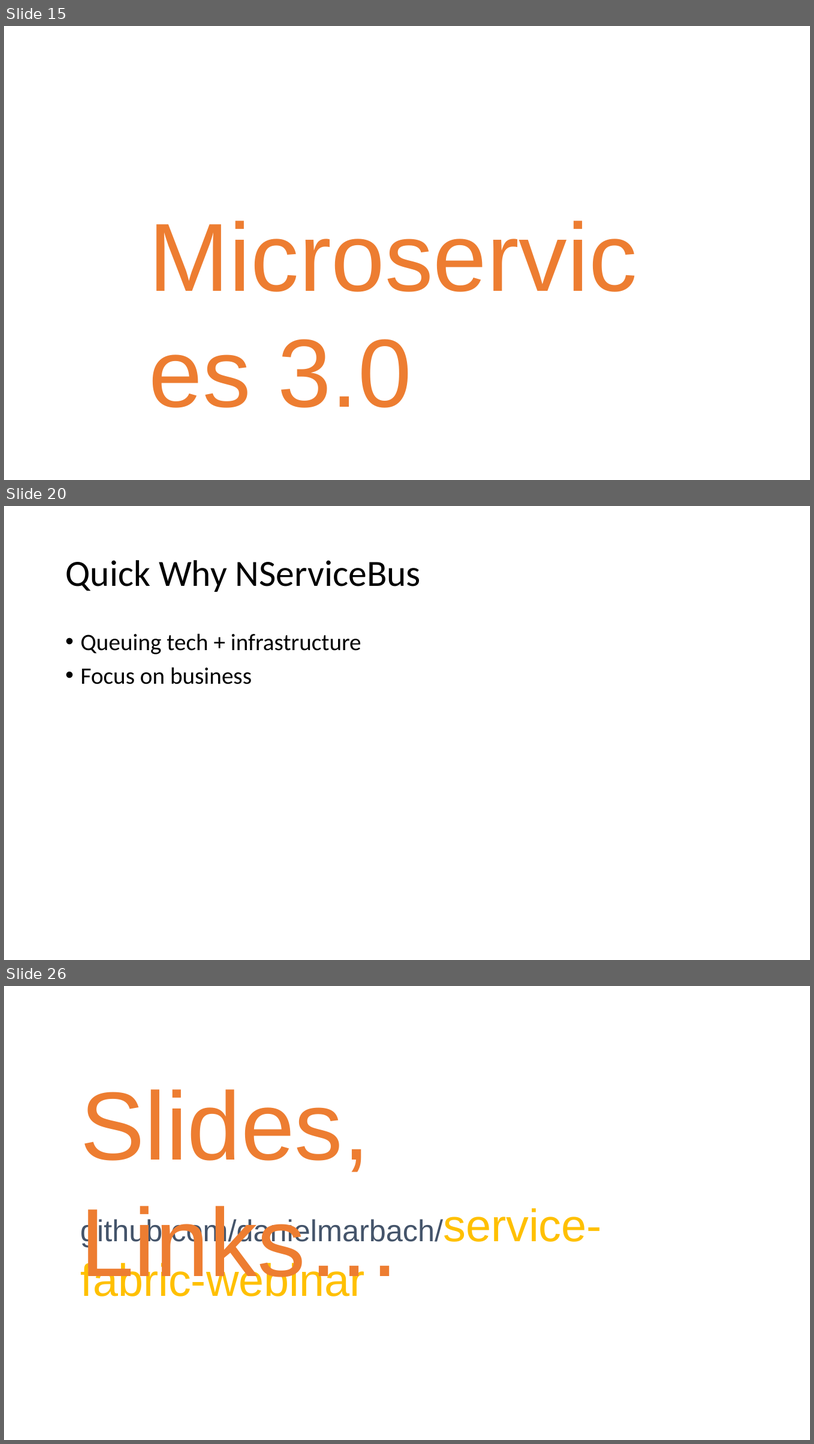
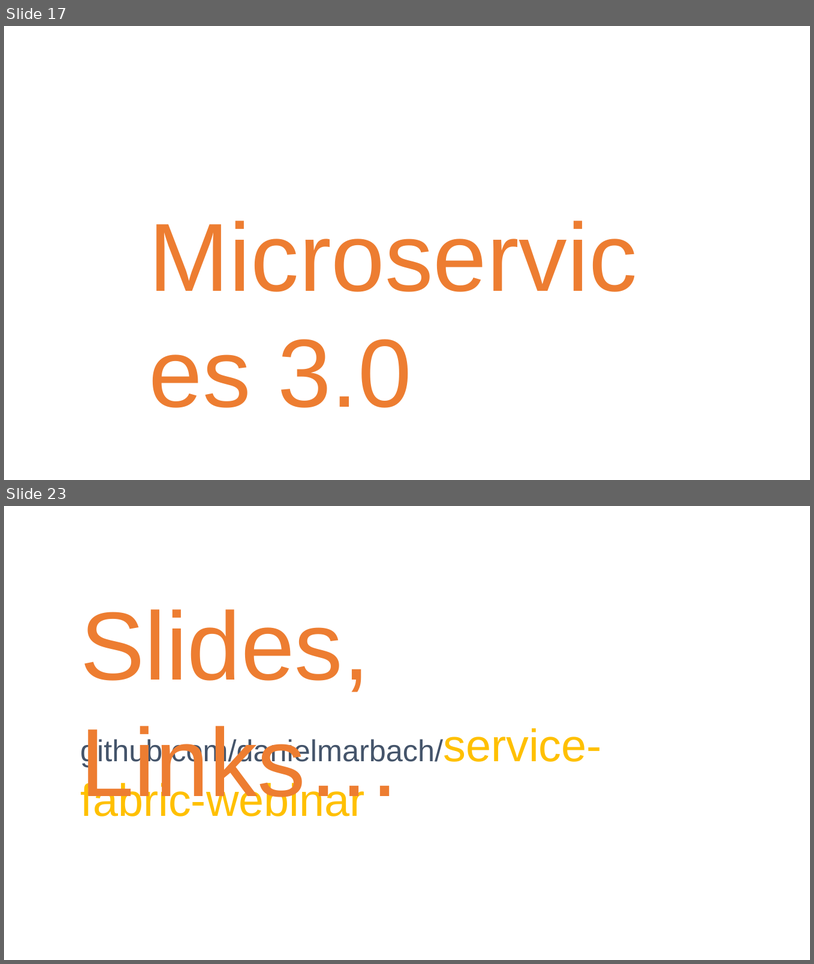
Before and after one commit to danielmarbach/service-fabric-webinar, a slide deck: Slides.pptx. Shown one above the other, each under a label of ours: slides 15, 20 and 26 before the commit, slides 17 and 23 after it; the slides between them are not shown. The pictures are 814x1444 and 814x964 pixels, drawn with LibreOffice and Linux fonts; fonts in the diff are those of the drawing. Boxes give left, top, right and bottom in pixels: in the first picture for what was removed or moved away, otherwise in the second. Text is boxed around its words. In the diff, an @@ line names an element or a change of style, - is before the commit and + after.

```diff
--- a/Slides.pptx
+++ b/Slides.pptx
@@ slide 20 removed at (4, 506, 810, 960), background #FFFFFF @@
@@ title removed at (65, 560, 421, 592) @@
-Quick Why NServiceBus
@@ text removed at (81, 633, 362, 684) @@
-• Queuing tech + infrastructure
-• Focus on business
@@ what was slide 15 is now slide 17 @@
@@ what was slide 26 is now slide 23 @@
```
Also in this commit, not shown: 7 slides added, 9 other slides removed, 1 other file.
